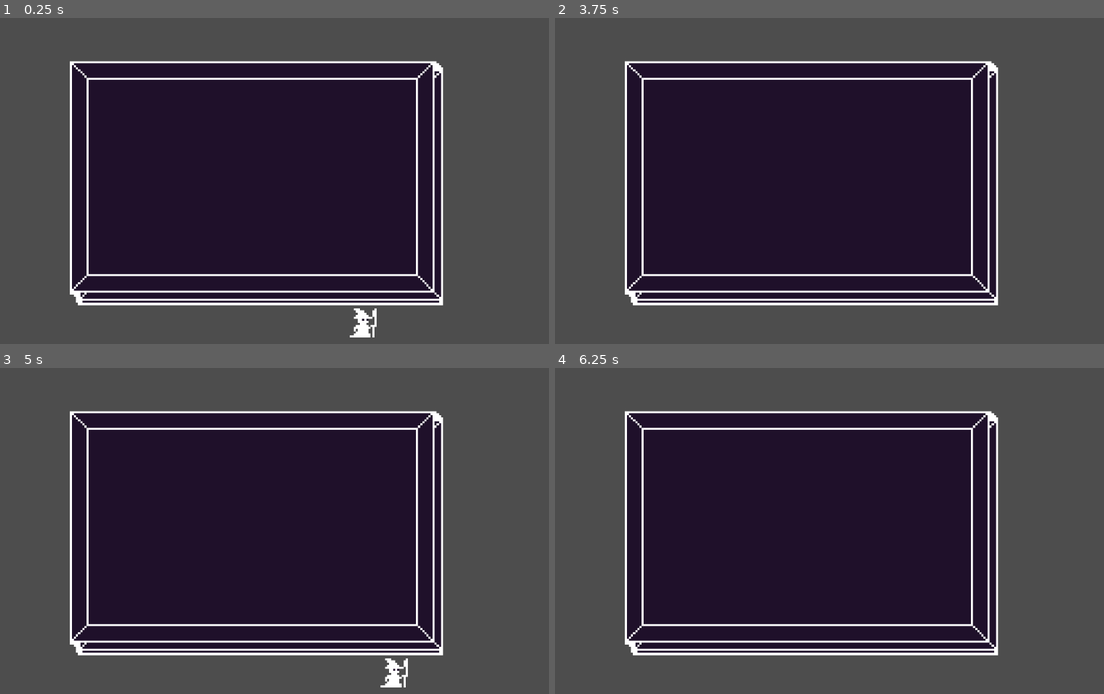
Above: before the commit, frames 1-4 (two rows, left to right).
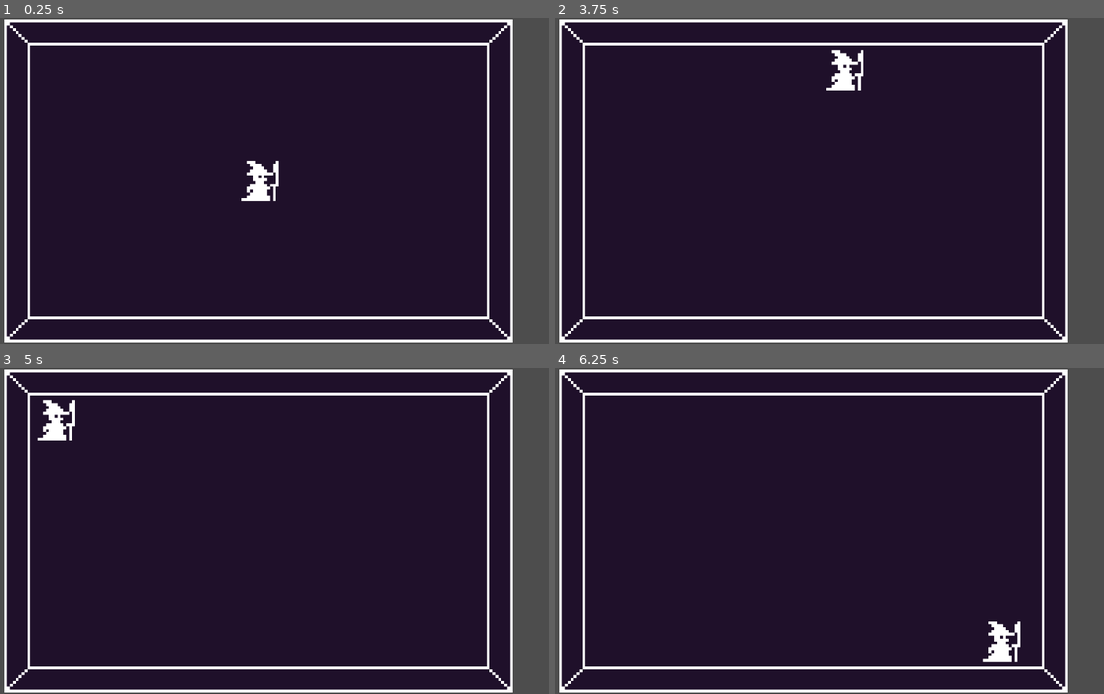
Above: after the commit, the same moments.

Repository: FixelDev/true-philosophers-stone
Game: Godot game, scene res://scenes/dungeon/dungeon.tscn
The game is run twice, just before and just after one commit, with the same random seed, the same clock (stepped at 60 frames per second) and the same inputs. This scene is started directly instead of the project's main scene.
Inputs (mouse positions are in pixels of both pictures, inside the frame that each line leads up to):
- Up to frame 1 (0.25 s): no input
- Up to frame 2 (3.75 s): tap Enter at 0.5, 2, 3.5 s; move the mouse to (939, 164) at 0.52 s; hold D (right) 0.53-1.28 s; click (939, 164) at 0.6 s; tap Space at 1.25, 2.75 s; move the mouse to (697, 197) at 1.27 s; hold S (down) 1.28-2.03 s; tap Mouse wheel down (change_spell_down) at 1.35, 3.6 s; move the mouse to (873, 109) at 2.02 s; hold D (right) 2.03-2.78 s; tap Mouse wheel up (change_spell_up) at 2.1 s; move the mouse to (785, 246) at 2.77 s; hold W (up) 2.78-3.53 s; click (785, 246) at 2.85 s; move the mouse to (988, 229) at 3.52 s; hold A (left) from 3.53 s (still down)
- Up to frame 3 (5 s): keep holding A (left); move the mouse to (82, 482) at 4.27 s; tap Mouse wheel up (change_spell_up) at 4.35 s
- Up to frame 4 (6.25 s): move the mouse to (840, 531) at 5.02 s; release A (left) at 5.03 s; hold S (down) 5.03-5.78 s; click (840, 531) at 5.1 s; tap Space at 5.75 s; move the mouse to (725, 449) at 5.77 s; hold D (right) from 5.78 s (still down); tap Mouse wheel down (change_spell_down) at 5.85 s

The runs differ from the first frame. In frame 1, 46% of the frame differs, in the area x 0-94%, y 0-100%; in frame 2, 46%; in frame 3, 45%; in frame 4, 45%.

Commit message:
Finished reworking new room generating system

Diff:
--- /dev/null
+++ b/scenes/dungeon/cell.gd
@@ -0,0 +1,24 @@
+extends Node
+
+class_name Cell
+
+enum CellType {EMPTY, ROOM}
+
+var x_pos: int
+var y_pos: int
+var cell_type: CellType
+var neighbors: Array[Cell]
+var room_scene: Room
+
+func _init(x: int, y: int) -> void:
+	x_pos = x
+	y_pos = y
+	cell_type = CellType.EMPTY
+
+
+func change_cell_type(new_type: CellType) -> void:
+	cell_type = new_type
+
+
+func assign_neighbor(neighbor: Cell) -> void:
+	neighbors.append(neighbor)
--- a/scenes/dungeon/dungeon.tscn
+++ b/scenes/dungeon/dungeon.tscn
@@ -8,7 +8,7 @@
 
 [node name="DungeonSpawner" type="Node2D" parent="."]
 
-[node name="GridSpawner" type="Node2D" parent="DungeonSpawner"]
+[node name="GridSpawner" type="Node2D" parent="DungeonSpawner" node_paths=PackedStringArray("player")]
 unique_name_in_owner = true
 script = ExtResource("1_wky1k")
 dungeon_width = 10
@@ -16,15 +16,16 @@
 rooms_amount = 15
 chances_of_ending_branch = 0.6
 room_scene = ExtResource("2_lwc1g")
+player = NodePath("../../Player")
 
 [node name="RoomSceneSpawner" type="Node2D" parent="DungeonSpawner"]
 
 [node name="Camera2D" type="Camera2D" parent="."]
 position = Vector2(108, 81)
-zoom = Vector2(4.11, 4.11)
+zoom = Vector2(5.73, 5.73)
+
+[node name="RoomsHolder" type="Node2D" parent="."]
+unique_name_in_owner = true
 
 [node name="Player" parent="." instance=ExtResource("17_m8bow")]
 position = Vector2(55, 70)
-
-[node name="RoomsHolder" type="Node2D" parent="."]
-unique_name_in_owner = true
--- a/scenes/dungeon/dungeon_spawner.gd
+++ /dev/null
@@ -1,74 +0,0 @@
-extends Node2D
-
-
-@export var room_scene: PackedScene
-
-
-
-
-
-func _ready() -> void:
-	generate_room_scenes()
-
-
-
-
-
-
-
-
-
-
-
-func get_random_room() -> GridRoom:
-	return rooms.pick_random()
-
-
-func get_room_neighbors(room: GridRoom) -> String:
-	var origin: Vector2 = Vector2(room.x_pos, room.y_pos)
-	var neighbors: String = ""
-
-	for direction: Vector2 in directions:
-		var neighbor_position: Vector2 = origin + direction
-
-		if is_valid_position(neighbor_position) and is_position_occupied(neighbor_position):
-			neighbors += get_direction_id(direction)
-
-	return neighbors
-
-
-func get_direction_id(pos: Vector2) -> String:
-	var id: String = ""
-
-	match pos:
-		Vector2.UP:
-			id = "t"
-		Vector2.RIGHT:
-			id = "r"
-		Vector2.DOWN:
-			id = "b"
-		Vector2.LEFT:
-			id = "l"
-
-	return id
-
-
-func generate_room_scenes() -> void:
-	var i: int = 0
-
-	for room in rooms:
-		var neighbors: String = get_room_neighbors(room)
-		var new_room_scene: Node2D = room_scenes[neighbors].instantiate()
-		if i == 0:
-			new_room_scene.get_child(0).modulate = Color.BLACK
-
-		add_child(new_room_scene)
-		new_room_scene.global_position = Vector2(room.x_pos * 16, room.y_pos * 16)
-		i += 1
-
-
-func generate_room_scene() -> Node2D:
-	var room = room_scene.instantiate()
-	add_child(room)
-
-	return room
--- a/scenes/dungeon/grid_room.gd
+++ /dev/null
@@ -1,17 +0,0 @@
-extends Node
-
-class_name GridRoom
-
-var x_pos: int
-var y_pos: int
-var room_scene: Room
-var neighbors: Array[GridRoom]
-
-func _init(x: int, y: int, room_scene: Room) -> void:
-	x_pos = x
-	y_pos = y
-	self.room_scene = room_scene
-
-
-func assign_neigbor(neighbor: GridRoom) -> void:
-	neighbors.append(neighbor)
--- a/scenes/dungeon/grid_spawner.gd
+++ b/scenes/dungeon/grid_spawner.gd
@@ -10,43 +10,46 @@
 @export var rooms_amount: int
 @export var chances_of_ending_branch: float
 @export var room_scene: PackedScene
-
-const DIRECTIONS: Array[Vector2] = [Vector2.UP, Vector2.RIGHT, Vector2.DOWN, Vector2.LEFT]
+@export var player: Player
 
 var grid: Grid
-var grid_rooms: Array[GridRoom]
 
 
 func _ready() -> void:
 	grid = Grid.new(dungeon_width, dungeon_height)
 
 	place_rooms_on_grid()
-	generate_rooms()
-	assign_neighbors_to_rooms()
+	grid.assign_neigbhors_to_rooms()
+	reposition_rooms()
 
 	camera_2d.global_position = grid.get_grid_middle()
+	player.global_position = grid.get_grid_middle()
 
 func place_rooms_on_grid():
 	var origin_position: Vector2 = Vector2(int(dungeon_width / 2), int(dungeon_height / 2))
 
-	grid.place_room(origin_position.x, origin_position.y)
+	var room: Room = room_scene.instantiate()
+	rooms_holder.add_child(room)
+	grid.place_room(origin_position, room)
 
 	var generated_rooms: int = 1
 
 	while true:
-		var next_pos: Vector2 = get_next_position(origin_position)
+		origin_position = get_next_position(origin_position)
 
 		var random_chance: float = 0
 
 		if generated_rooms > 1:
 			random_chance = randf_range(0, 1)
 
-		if not grid.is_valid_position(next_pos) or grid.is_position_occupied(next_pos) or random_chance > chances_of_ending_branch:
-			origin_position = grid.get_random_room_position()
+		if not grid.is_valid_position(origin_position) or grid.is_position_occupied(origin_position) or random_chance > chances_of_ending_branch:
+			var random_room: Cell = grid.get_random_room()
+			origin_position = Vector2(random_room.x_pos, random_room.y_pos)
 			continue
 
-		grid.place_room(next_pos.x, next_pos.y)
-		origin_position = next_pos
+		room = room_scene.instantiate()
+		rooms_holder.add_child(room)
+		grid.place_room(origin_position, room)
 
 		generated_rooms += 1
 
@@ -55,30 +58,25 @@
 
 
 func get_next_position(origin_position: Vector2) -> Vector2:
-	var direction: Vector2 = DIRECTIONS.pick_random()
+	var direction: Vector2 = Globals.DIRECTIONS.pick_random()
 	var next_pos: Vector2 = origin_position + direction
 
 	return next_pos
 
 
-func generate_rooms() -> void:
-	var i: int = 0
+func reposition_rooms() -> void:
+	grid.rooms[0].room_scene.change_position(grid.get_grid_middle())
 
-	for pos in grid.occupied_positions:
-		var room = room_scene.instantiate()
+	for room in grid.rooms:
+		var room_position: Vector2 = Vector2(room.x_pos, room.y_pos)
 
-		if i == 0:
-			room.global_position = pos
+		for neighbor in room.neighbors:
+			if neighbor.room_scene.is_positioned:
+				continue
 
-		rooms_holder.add_child(room)
+			var neighbor_position: Vector2 = Vector2(neighbor.x_pos, neighbor.y_pos)
+			var direction: Vector2 = (neighbor_position - room_position).normalized()
+			var direction_id = Globals.get_direction_id(direction)
+			var spawn_position = room.room_scene.get_room_spawn_point_position(direction_id)
 
-		var grid_room: GridRoom = GridRoom.new(pos.x, pos.y, room)
-		grid_rooms.append(grid_room)
-
-
-func assign_neighbors_to_rooms() -> void:
-	for grid_room in grid_rooms:
-		var grid_room_position: Vector2 = Vector2(grid_room.x_pos, grid_room.y_pos)
-
-		for direction in DIRECTIONS:
-			var neighbor_position: Vector2 = grid_room_position + direction
+			neighbor.room_scene.change_position(spawn_position)
--- a/scenes/dungeon/room/grid.gd
+++ b/scenes/dungeon/room/grid.gd
@@ -5,7 +5,7 @@
 var width: int
 var height: int
 var grid = []
-var occupied_positions: Array[Vector2]
+var rooms: Array[Cell]
 
 func _init(grid_width: int, grid_height: int) -> void:
 	width = grid_width
@@ -15,20 +15,23 @@
 		grid.append([])
 
 		for j in range(height):
-			grid[i].append(0)
+			var cell: Cell = Cell.new(i, j)
+			grid[i].append(cell)
 
 
-func place_room(x_pos: int, y_pos: int) -> void:
-	grid[x_pos][y_pos] = 1
-	occupied_positions.append(Vector2(x_pos, y_pos))
+func place_room(pos: Vector2, room: Room) -> void:
+	var cell: Cell = get_cell(pos)
+	cell.change_cell_type(Cell.CellType.ROOM)
+	cell.room_scene = room
+	rooms.append(cell)
 
 
-func get_random_room_position() -> Vector2:
-	return occupied_positions.pick_random()
+func get_random_room() -> Cell:
+	return rooms.pick_random()
 
 
 func is_position_occupied(pos: Vector2) -> bool:
-	return occupied_positions.has(pos)
+	return get_cell(pos).cell_type == Cell.CellType.ROOM
 
 
 func is_valid_position(pos: Vector2) -> bool:
@@ -37,3 +40,19 @@
 
 func get_grid_middle() -> Vector2:
 	return Vector2(int(width / 2), int(height / 2))
+
+
+func get_cell(pos: Vector2) -> Cell:
+	return grid[pos.x][pos.y]
+
+
+func assign_neigbhors_to_rooms() -> void:
+	for room in rooms:
+		var room_position: Vector2 = Vector2(room.x_pos, room.y_pos)
+
+		for direction in Globals.DIRECTIONS:
+			var neighbor_position: Vector2 = room_position + direction
+
+			if is_valid_position(neighbor_position) and is_position_occupied(neighbor_position):
+				var neighbor: Cell = get_cell(neighbor_position)
+				room.assign_neighbor(neighbor)
--- a/scenes/dungeon/room/room.gd
+++ b/scenes/dungeon/room/room.gd
@@ -1,3 +1,17 @@
 extends Node2D
 
 class_name Room
+
+@onready var room_spawn_points_holder = %RoomSpawnPointsHolder
+
+var is_positioned: bool = false
+
+
+
+func change_position(new_pos: Vector2) -> void:
+	global_position = new_pos
+	is_positioned = true
+
+
+func get_room_spawn_point_position(direction_id: String) -> Vector2:
+	return get_node("RoomSpawnPointsHolder/" + direction_id).global_position
--- a/scenes/dungeon/room/room.tscn
+++ b/scenes/dungeon/room/room.tscn
@@ -84,6 +84,7 @@
 corresponding_neighbor_dir = "r"
 
 [node name="RoomSpawnPointsHolder" type="Node2D" parent="."]
+unique_name_in_owner = true
 
 [node name="t" type="Marker2D" parent="RoomSpawnPointsHolder"]
 position = Vector2(0, -128)
--- a/scripts/globals.gd
+++ b/scripts/globals.gd
@@ -3,6 +3,8 @@
 signal coins_amount_changed()
 
 enum ItemType {RECIPE, INGREDIENT}
+
+const DIRECTIONS: Array[Vector2] = [Vector2.UP, Vector2.RIGHT, Vector2.DOWN, Vector2.LEFT]
 
 var coins: int = 150:
 	get:
@@ -11,3 +13,19 @@
 	set(value):
 		coins = value
 		coins_amount_changed.emit()
+
+
+func get_direction_id(pos: Vector2) -> String:
+	var id: String = ""
+
+	match pos:
+		Vector2.UP:
+			id = "t"
+		Vector2.RIGHT:
+			id = "r"
+		Vector2.DOWN:
+			id = "b"
+		Vector2.LEFT:
+			id = "l"
+
+	return id
